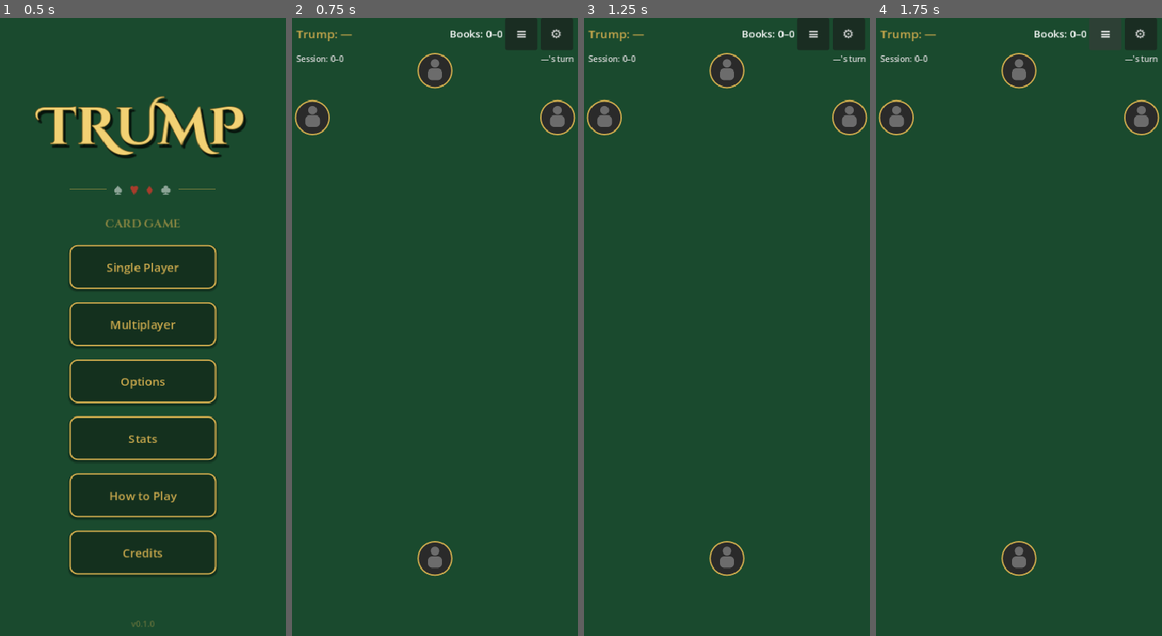
Above: before the commit, frames 1-4 (left to right).
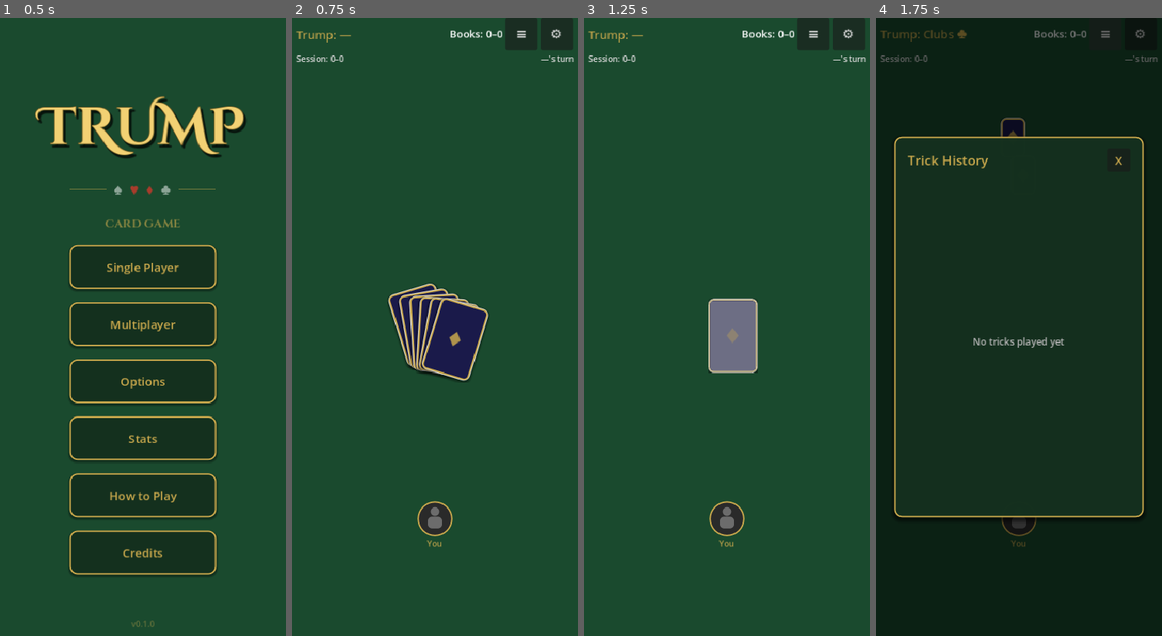
Above: after the commit, the same moments.

Repository: randyramsaywack/trump-mobile-card-game
Game: Godot game, scene res://scenes/main_menu.tscn
Same seed, same stepped clock (60 frames per second), same inputs: the game is played once before the commit and once after it.
Inputs:
- Up to frame 1 (0.5 s): no input
- Up to frame 2 (0.75 s): click "Single Player" at 0.5 s
- Up to frame 3 (1.25 s): no input
- Up to frame 4 (1.75 s): click "≡" at 1.25 s

Frame 1 is identical in both runs. In frame 2, 6.9% of the frame differs, in the area x 0-100%, y 2-91%; in frame 3, 5.0%; in frame 4, 100%, in the area x 0-100%, y 0-100%.
Error before the commit: Parse Error: Cannot infer the type of "src" variable because the value doesn't have a set type. (res://scripts/ui/game_table_ui.gd:363)

Commit message:
fix(mp): drop walrus inference on _source() call sites
_source() has no declared return type (intentional — it returns either
RoundManager or NetGameView, both extend Node but expose different
signal sets the parser can't reason about). With ':=' the parser tried
to infer and rejected the whole script at parse time, breaking the
Single Player entry point. Use plain 'var src = _source()' so GDScript
falls back to dynamic dispatch for signal/property access.

Co-Authored-By: Claude Opus 4.6 <noreply@anthropic.com>

Diff:
--- a/scripts/ui/game_table_ui.gd
+++ b/scripts/ui/game_table_ui.gd
@@ -360,7 +360,7 @@
 		GameState.get_round_manager().play_card(0, card)
 
 func _set_deal_paused(value: bool) -> void:
-	var src := _source()
+	var src = _source()
 	if src != null and "deal_paused" in src:
 		src.deal_paused = value
 
@@ -398,11 +398,11 @@
 	# Informational overlay — does NOT pause the game.
 	if _history_overlay == null:
 		return
-	var src := _source()
+	var src = _source()
 	_history_overlay.call("show_history", src.trick_history)
 
 func _connect_signals() -> void:
-	var src := _source()
+	var src = _source()
 	src.hand_dealt.connect(_on_hand_dealt)
 	src.trump_selection_needed.connect(_on_trump_selection_needed)
 	src.trump_declared.connect(_on_trump_declared)
